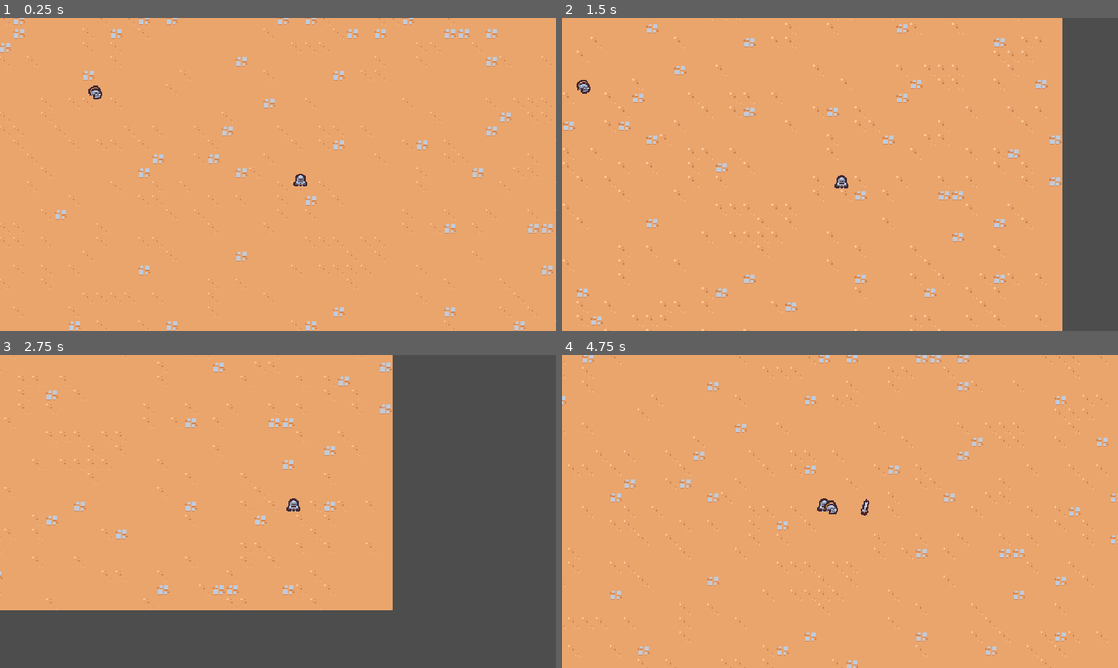
Above: before the commit, frames 1-4 (two rows, left to right).
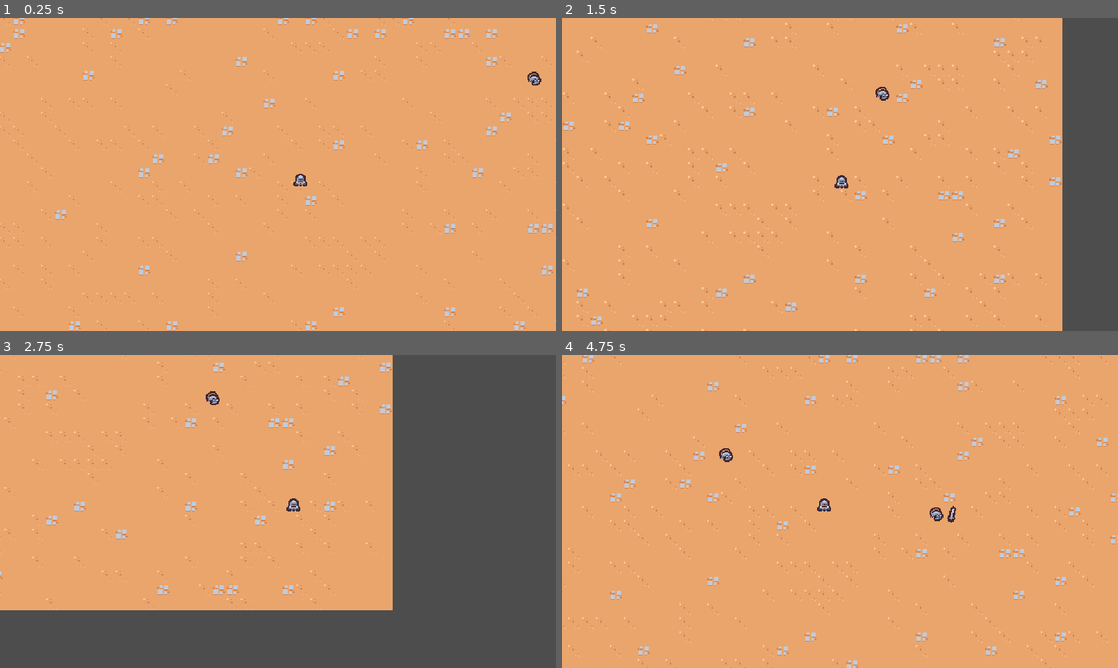
Above: after the commit, the same moments.

Repository: exglegaming/survivors-course
Game: Godot game, scene res://scenes/main/main.tscn
The game is run twice, just before and just after one commit, with the same random seed, the same clock (stepped at 60 frames per second) and the same inputs.
Inputs:
- Up to frame 1 (0.25 s): no input
- Up to frame 2 (1.5 s): hold D (move_right) 0.53-1.28 s; hold S (move_down) from 1.28 s (still down)
- Up to frame 3 (2.75 s): release S (move_down) at 2.03 s; hold D (move_right) from 2.03 s (still down)
- Up to frame 4 (4.75 s): release D (move_right) at 2.78 s; hold W (move_up) 2.78-3.53 s; hold A (move_left) from 3.53 s (still down)

The runs differ from the first frame. In frame 1, 0.2% of the frame differs, in the area x 15-98%, y 17-26%; in frame 2, 0.2%; in frame 3, less than 0.1%; in frame 4, 0.3%, in the area x 28-71%, y 29-54%.

Commit message:
targeting enemies with sword ability

Diff:
--- a/project.godot
+++ b/project.godot
@@ -39,6 +39,7 @@
 [global_group]
 
 player=""
+enemy=""
 
 [input]
 
--- a/scenes/basic_enemy/basic_enemy.tscn
+++ b/scenes/basic_enemy/basic_enemy.tscn
@@ -6,7 +6,7 @@
 [sub_resource type="CircleShape2D" id="CircleShape2D_fng3e"]
 radius = 5.0
 
-[node name="BasicEnemy" type="CharacterBody2D" unique_id=363237804]
+[node name="BasicEnemy" type="CharacterBody2D" unique_id=363237804 groups=["enemy"]]
 collision_layer = 0
 script = ExtResource("1_gxg7h")
 
--- a/scenes/main/main.tscn
+++ b/scenes/main/main.tscn
@@ -61,4 +61,7 @@
 position = Vector2(316, 168)
 
 [node name="BasicEnemy" parent="." unique_id=363237804 instance=ExtResource("4_l3cfh")]
-position = Vector2(63, 57)
+position = Vector2(-60, -36)
+
+[node name="BasicEnemy2" parent="." unique_id=1520510490 instance=ExtResource("4_l3cfh")]
+position = Vector2(602, 41)
--- a/scripts/ability/sword_ability_controller/sword_ability_controller.gd
+++ b/scripts/ability/sword_ability_controller/sword_ability_controller.gd
@@ -1,5 +1,8 @@
 class_name SwordAbilityController
 extends Node
+
+
+const MAX_RANGE: float = 150.0
 
 @export_category("References")
 @export var sword_ability: PackedScene
@@ -15,6 +18,19 @@
 	var player: Player = get_tree().get_first_node_in_group("player")
 	if player == null: return
 
+	var enemies: Array[Node] = get_tree().get_nodes_in_group("enemy")
+	enemies = enemies.filter(func(enemy: Node2D):
+		return enemy.global_position.distance_squared_to(player.global_position) < pow(MAX_RANGE, 2)
+	)
+
+	if enemies.size() == 0: return
+
+	enemies.sort_custom(func(a: Node2D, b: Node2D):
+		var a_distance: float = a.global_position.distance_squared_to(player.global_position)
+		var b_distance: float = b.global_position.distance_squared_to(player.global_position)
+		return a_distance < b_distance
+	)
+
 	var sword_instance: Node2D = sword_ability.instantiate()
 	player.get_parent().add_child(sword_instance)
-	sword_instance.global_position = player.global_position
+	sword_instance.global_position = enemies[0].global_position
